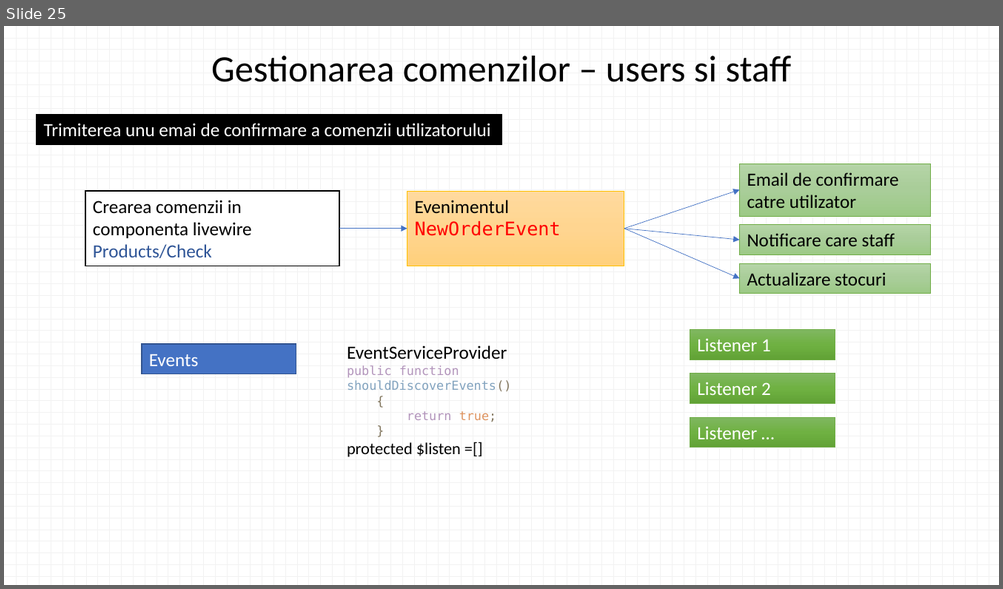
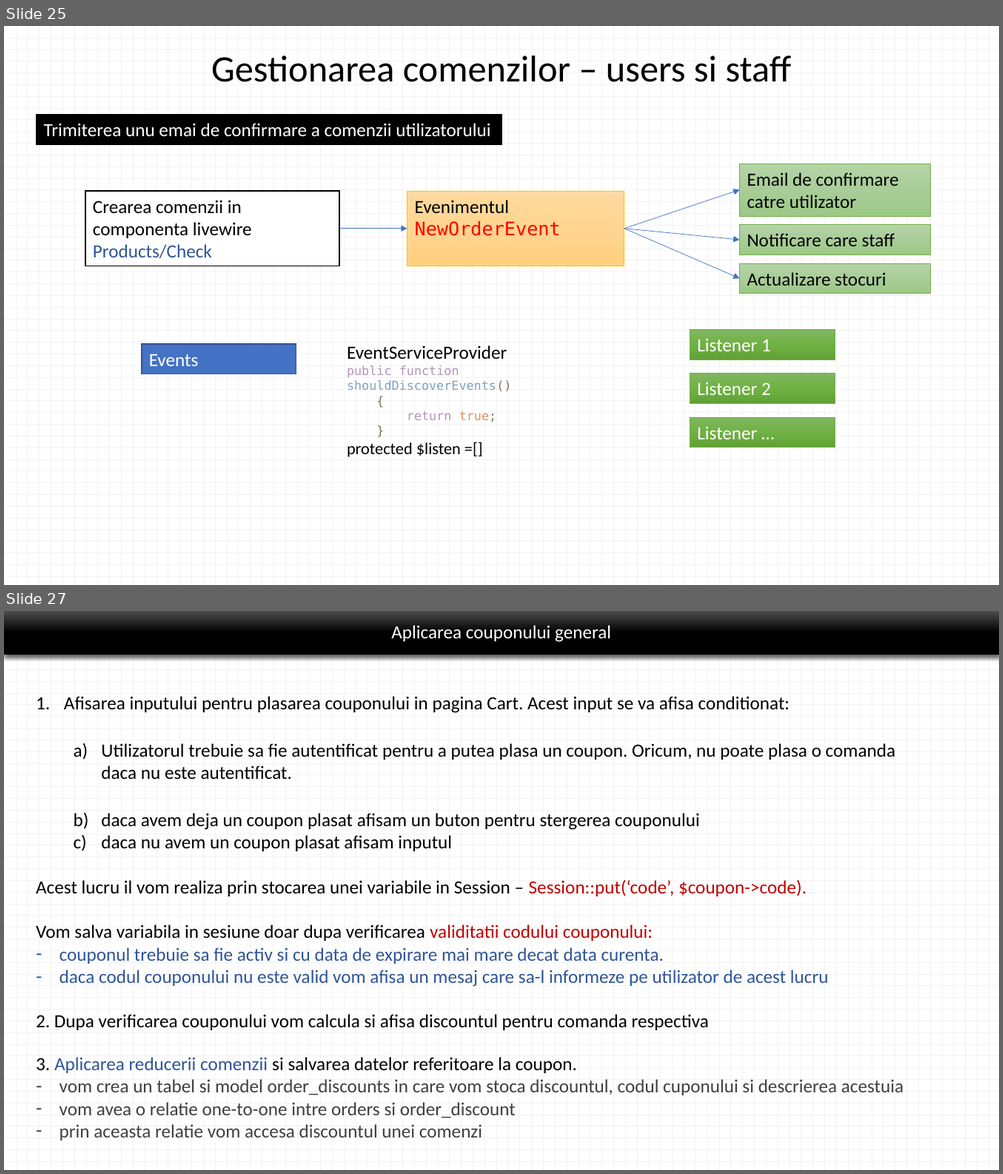
Before and after one commit to laravelRo/lrv8_emag_yt_tutorial, a slide deck: _presentation/prezentare_aplicatie.pptx. Shown one above the other, each under a label of ours: slide 25 before the commit, slides 25 and 27 after it; the slides between them are not shown. The pictures are 1003x589 and 1003x1174 pixels, drawn with LibreOffice and Linux fonts; fonts in the diff are those of the drawing. Boxes give left, top, right and bottom in pixels: in the first picture for what was removed or moved away, otherwise in the second. Text is boxed around its words. In the diff, an @@ line names an element or a change of style, - is before the commit and + after.

Commit message:
coupon general
Coupon CRUD, apply general coupon

```diff
--- a/_presentation/prezentare_aplicatie.pptx
+++ b/_presentation/prezentare_aplicatie.pptx
@@ slide 27 added at <box>4,611,999,1170</box>, background pattern #F2F2F2 on #FFFFFF @@
@@ title added at <box>4,611,999,655</box>, fill gradient #4B4B4B to #000000, 18 pt, text #FFFFFF @@
+Aplicarea couponului general
@@ text added at <box>36,696,895,1031</box>, 18 pt, text #000000 @@
+1. Afisarea inputului pentru plasarea couponului in pagina Cart. Acest input se va afisa conditionat:
+  a) Utilizatorul trebuie sa fie autentificat pentru a putea plasa un coupon. Oricum, nu poate plasa o comanda daca nu este autentificat.
+  b) daca avem deja un coupon plasat afisam un buton pentru stergerea couponului
+  c) daca nu avem un coupon plasat afisam inputul
+Acest lucru il vom realiza prin stocarea unei variabile in Session – Session::put(‘code’, $coupon->code).
+Vom salva variabila in sesiune doar dupa verificarea validitatii codului couponului:
+– couponul trebuie sa fie activ si cu data de expirare mai mare decat data curenta.
+– daca codul couponului nu este valid vom afisa un mesaj care sa-l informeze pe utilizator de acest lucru
+2. Dupa verificarea couponului vom calcula si afisa discountul pentru comanda respectiva
@@ text added at <box>36,1057,903,1141</box>, 18 pt, text #404040 @@
+3. Aplicarea reducerii comenzii si salvarea datelor referitoare la coupon.
+– vom crea un tabel si model order_discounts in care vom stoca discountul, codul cuponului si descrierea acestuia
+– vom avea o relatie one-to-one intre orders si order_discount
+– prin aceasta relatie vom accesa discountul unei comenzi
```
Also in this commit, not shown: 1 slide changed, 1 other slide added, 28 other files.
